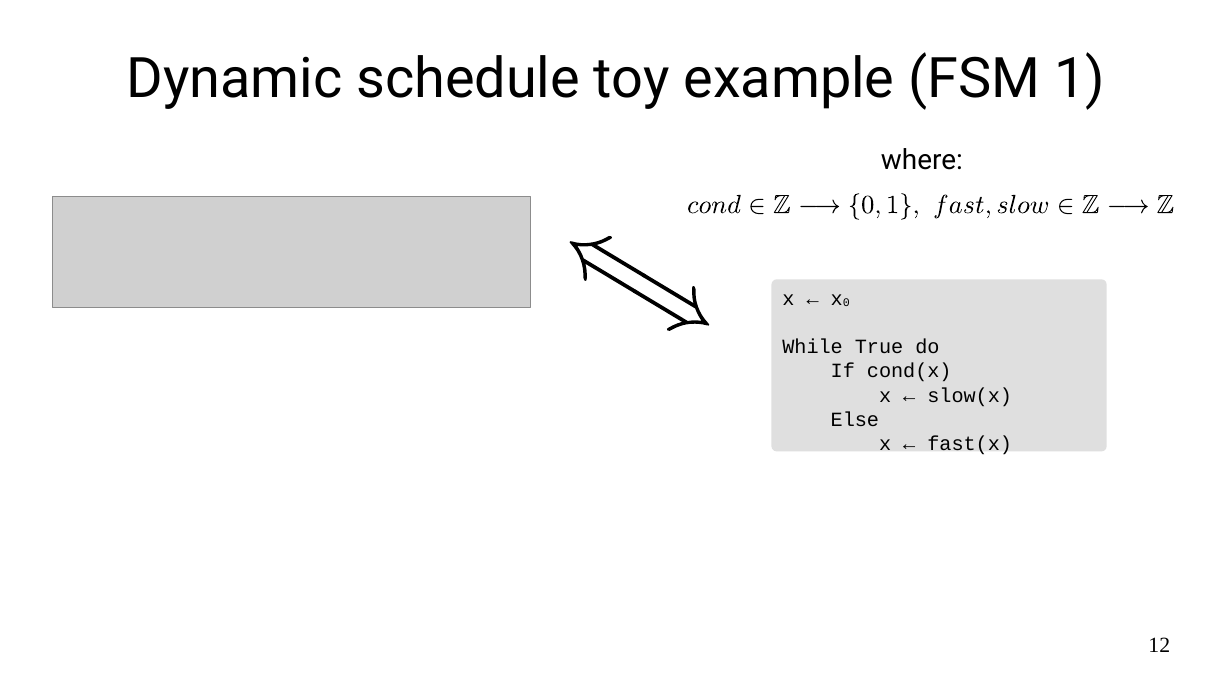
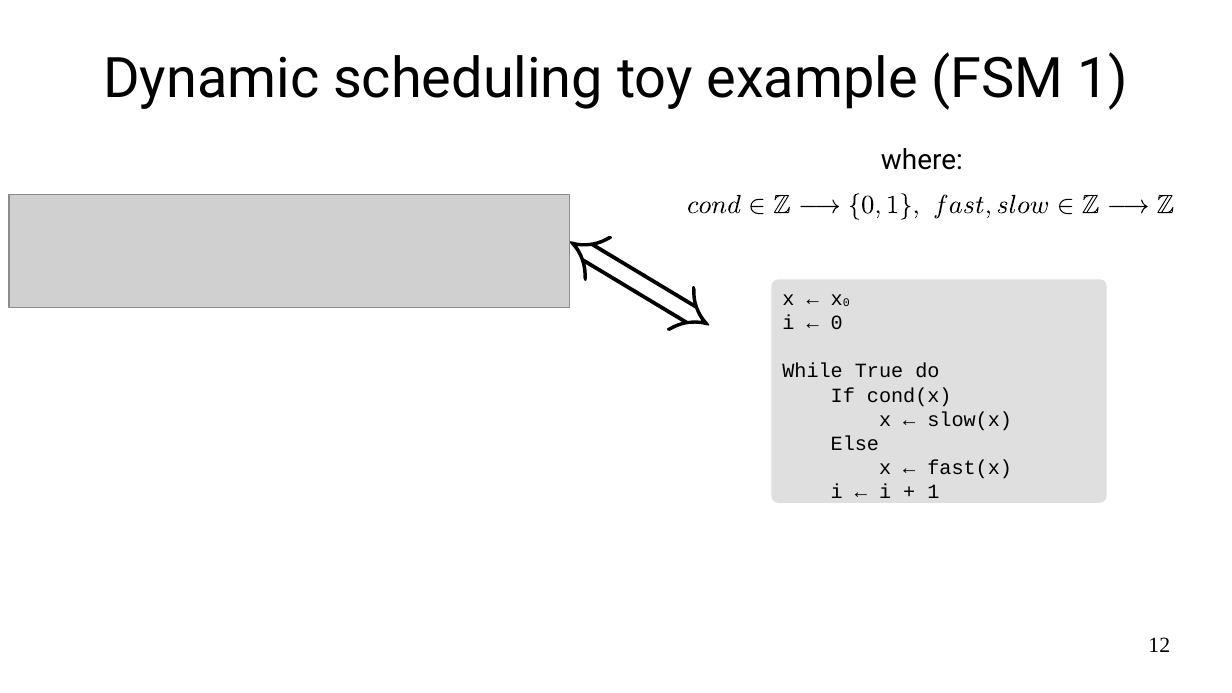
Before and after one commit to ulysse-lh/stage2024, a slide deck: slide 12 of slides/pres.odp. Drawn at 1232x693 pixels with LibreOffice and Linux fonts; fonts in the diff are those of the drawing; grey boxes stand for pictures. Boxes give left, top, right and bottom in pixels: in the first picture for what was removed or moved away, otherwise in the second. Text is boxed around its words. In the diff, an @@ line names an element or a change of style, - is before the commit and + after.

```diff
--- a/slides/pres.odp
+++ b/slides/pres.odp
@@ text at [103,52,1128,110]: text changed @@
-Dynamic schedule toy example (FSM 1)
+Dynamic scheduling toy example (FSM 1)
@@ picture: place and size @@
-picture at [53,197,531,307]
+picture at [9,195,570,307]
@@ rounded rectangle: place and size @@
-rounded rectangle at [771,279,1107,452]
+rounded rectangle at [771,279,1107,503]
@@ text at [782,314,843,329]: paragraph added @@
+i ← 0
@@ text at [831,484,939,498]: paragraph added @@
+i ← i + 1
```
Also in this commit, not shown: 6 other slides changed, 6 slides added.
